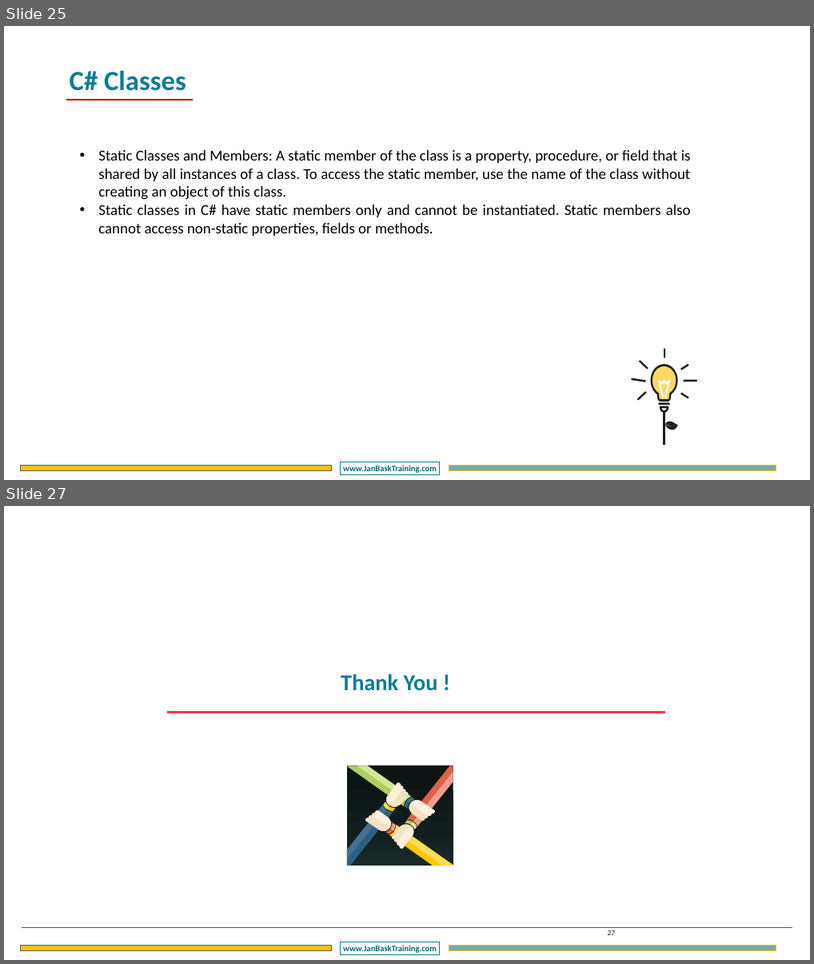
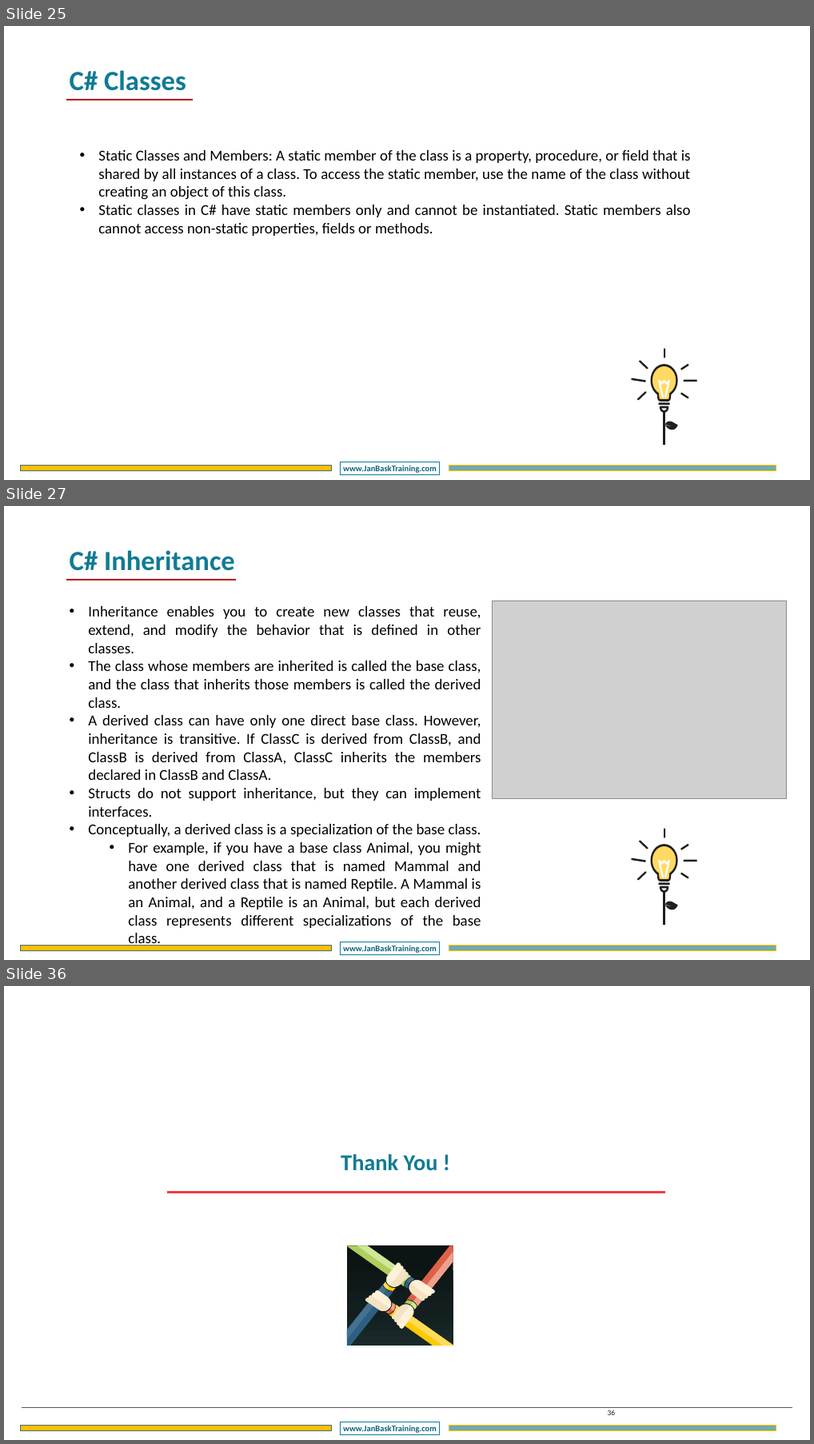
Before and after one commit to DotNetTraining/DotNetEssentials, a slide deck: slides/OOPC/OOPC - Chapter2.pptx. Shown one above the other, each under a label of ours: slides 25 and 27 before the commit, slides 25, 27 and 36 after it; the slides between them are not shown. The pictures are 814x964 and 814x1444 pixels, drawn with LibreOffice and Linux fonts; fonts in the diff are those of the drawing; grey boxes stand for pictures; background and template pictures are left out. Boxes give left, top, right and bottom in pixels: in the first picture for what was removed or moved away, otherwise in the second. Text is boxed around its words. In the diff, an @@ line names an element or a change of style, - is before the commit and + after.

```diff
--- a/slides/OOPC/OOPC - Chapter2.pptx
+++ b/slides/OOPC/OOPC - Chapter2.pptx
@@ slide 27 added at (4,506,810,960), background #FFFFFF; not listed: 3 template elements that a slide beside it also shows @@
@@ text added at (70,550,235,571), 66 pt, text #107B94, bold @@
+C# Inheritance
@@ line added from (66, 580) to (236, 580), #C00000 4.5 pt @@
@@ picture added at (492,600,786,798) @@
@@ text added at (88,606,482,928), 36 pt, text #000000 @@
+• Inheritance enables you to create new classes that reuse, extend, and modify the behavior that is defined in other classes.
+• The class whose members are inherited is called the base class, and the class that inherits those members is called the derived class.
+• A derived class can have only one direct base class. However, inheritance is transitive. If ClassC is derived from ClassB, and ClassB is derived from ClassA, ClassC inherits the members declared in ClassB and ClassA.
+• Structs do not support inheritance, but they can implement interfaces.
+• Conceptually, a derived class is a specialization of the base class.
+  • For example, if you have a base class Animal, you might have one derived class that is named Mammal and another derived class that is named Reptile. A Mammal is an Animal, and a Reptile is an Animal, but each derived class represents different specializations of the base class.
@@ group added at (631,828,698,924): 13 freeform shapes, 1 line @@
@@ what was slide 27 is now slide 36 @@
@@ page number at (608,1409,616,1415): text changed @@
-27
+36
```
Also in this commit, not shown: 1 slide changed, 8 other slides added, 2 other files.
